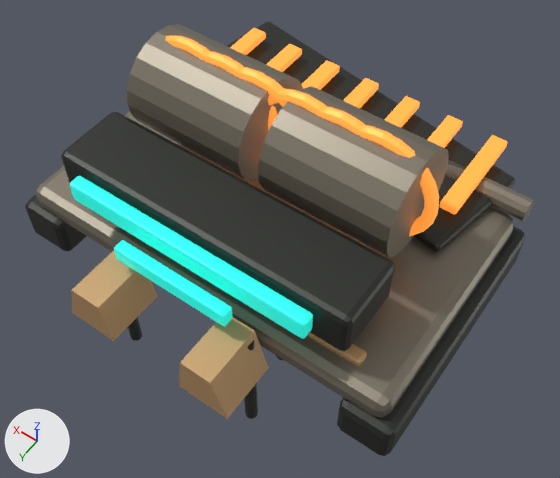
The glTF model assets/models/buildings/factions/drift_refinery.glb: old version first, new version second.
Before and after are seen from a 50 mm lens placed at (-1.67, 2.25, 3.68), pointed at (-0.12, 0.08, 0.27). Every picture has the same lights, and +X, +Y and +Z are marked at lower left. The older version comes first. Where no turn or scale is listed for an object, it has been applied to the vertices.

In view in the first picture: 'Bolt-on edge rail.001', 'Conveyor roller', 'Conveyor roller.001', 'Hinged receiving gate', 'Hopper sloped wall', 'Hopper sloped wall.001', 'Modular pallet deck', 'Open collection hopper', 'Ore transfer belt', 'Replaceable conveyor cleat', 'Replaceable skid rail', 'Replaceable skid rail.001', 'Rough ore tumbler', 'Rough ore tumbler.001', 'TeamColor', 'Tumbler bearing support', 'Tumbler bearing support.001', 'Tumbler bearing support.003', 'Tumbler retaining ring.002' and 11 more.
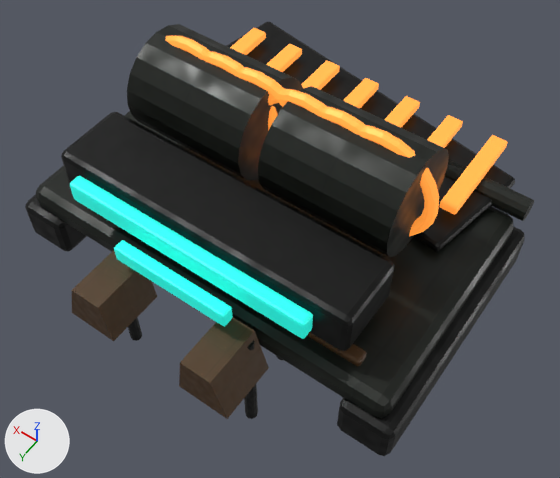
Patch to the scene script:
```diff
--- a/assets/models/buildings/factions/drift_refinery.glb.py
+++ b/assets/models/buildings/factions/drift_refinery.glb.py
@@ mat_drift___light_002 @@
 mat_drift___light_002 = bpy.data.materials.new('Drift / light.002')
-# nodes: BsdfPrincipled, OutputMaterial
-# colours: brown #cea473
+# nodes: BsdfPrincipled, Math, NormalMap, OutputMaterial, SeparateColor, TexImage x3
+# uses the picture img_ceramic_normal
+# uses the picture img_ceramic_roughness
+# uses the picture img_factions_drift_armor_light_ceramic_albedo
@@ mat_drift___steel_002 @@
 mat_drift___steel_002 = bpy.data.materials.new('Drift / steel.002')
-# nodes: BsdfPrincipled, OutputMaterial
-# colours: grey #8b8476
+# nodes: BsdfPrincipled, Math, NormalMap, OutputMaterial, SeparateColor, TexImage x3
+# uses the picture img_factions_drift_steel_steel_albedo
+# uses the picture img_steel_normal
+# uses the picture img_steel_roughness
@@ mat_drift___dark_002 @@
 mat_drift___dark_002 = bpy.data.materials.new('Drift / dark.002')
-# nodes: BsdfPrincipled, OutputMaterial
-# colours: dark grey #3c3e3a
+# nodes: BsdfPrincipled, Math, NormalMap, OutputMaterial, SeparateColor, TexImage x3
+# uses the picture img_factions_drift_dark_graphite_albedo
+# uses the picture img_graphite_normal
+# uses the picture img_graphite_roughness
```

Changed parts and their boxes (x1, y1, x2, y2) in the pictures (560 x 478 px):
'Open collection hopper', surface changed
    both: (61, 112, 395, 351)
'Modular pallet deck', surface changed (darker)
    both: (36, 111, 513, 418)
'Rough ore tumbler', surface changed (darker)
    both: (257, 86, 449, 257)
'Rough ore tumbler.001', surface changed (darker)
    both: (127, 24, 303, 181)
'Replaceable skid rail', surface changed
    both: (337, 226, 524, 445)
'Ore transfer belt', surface changed
    both: (226, 22, 515, 252)
'Hopper sloped wall', surface changed (darker)
    both: (179, 317, 269, 419)
'Hopper sloped wall.001', surface changed (darker)
    both: (72, 251, 157, 341)
'Conveyor roller', surface changed (darker)
    both: (445, 160, 535, 221)
'Bolt-on edge rail.001', surface changed (darker)
    both: (307, 332, 367, 366)
'Conveyor roller.001', surface changed
    both: (445, 160, 487, 192)
'Tumbler bearing support', surface changed
    both: (276, 355, 283, 360)
